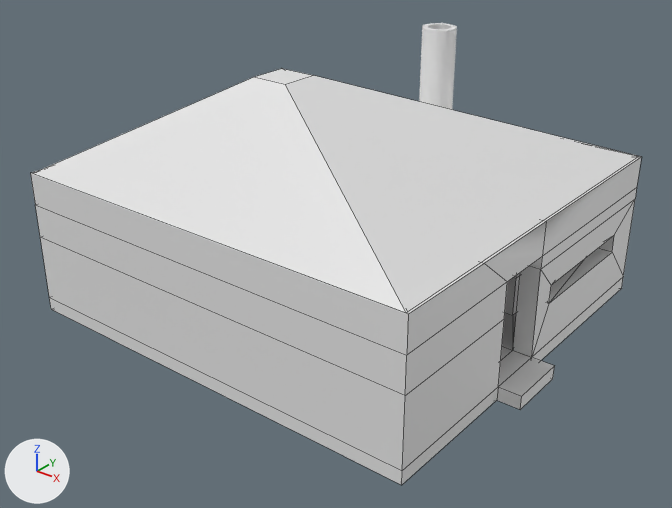
The FBX model Assets/Models/City Props/ChillZone.fbx as it was, and as the next commit left it.
One viewpoint serves both versions: a 50 mm lens placed at (19.3, -37.2, 24.7), pointed at (-9.1, -1.8, 2.8). The axes (+X, +Y, +Z) are drawn at lower left. The lights are the same throughout. Mesh edges are drawn as thin lines on the coarser meshes. Where no turn or scale is listed for an object, it has been applied to the vertices. Vertices at the same position are counted once.

The first picture shows 'Cylinder', 'MainPlace', 'Roof'.
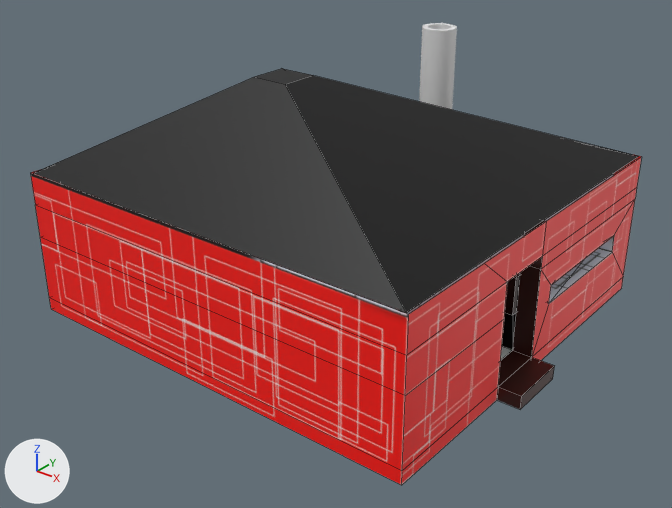
The change in detail:
Picture 'Roof.png' (img_roof_png) is new.
Picture 'ChillZone.png' (img_chillzone_png) is new.
Material 'Material.002' (mat_material_002) is new.
Its texture is img_roof_png.
Material 'Material.001' (mat_material_001) is new.
Its texture is img_chillzone_png.
me_cube_004 has 8 vertices, 6 faces and spans x -11.9..11.9, y -11.2..11.2, z -0.8..5.0.
me_cube_004 now uses material mat_material_002 (picture img_roof_png).
me_cube_001 is used by ob_mainplace; location (0.0, 0.0, 0.0).
me_cube_001 had 108 vertices, 115 faces and spanned x -22.0..3.3, y -11.3..11.3, z -1.0..7.2.
me_cube_001 now has 100 vertices, 96 faces and spans x -22.0..3.3, y -11.3..11.3, z -1.0..7.2.
me_cube_001 part 1: 96 faces spanning x -22.0..3.3, y -11.3..11.3, z -1.0..7.2 switch from no material to mat_material_001 (picture img_chillzone_png).

Changed parts and their boxes (x1, y1, x2, y2) in the pictures (672 x 508 px):
'Roof', recoloured (white to black): (34, 69, 639, 312) in both
part 1 of me_cube_001, recoloured (grey to red): (31, 157, 641, 485) in both
